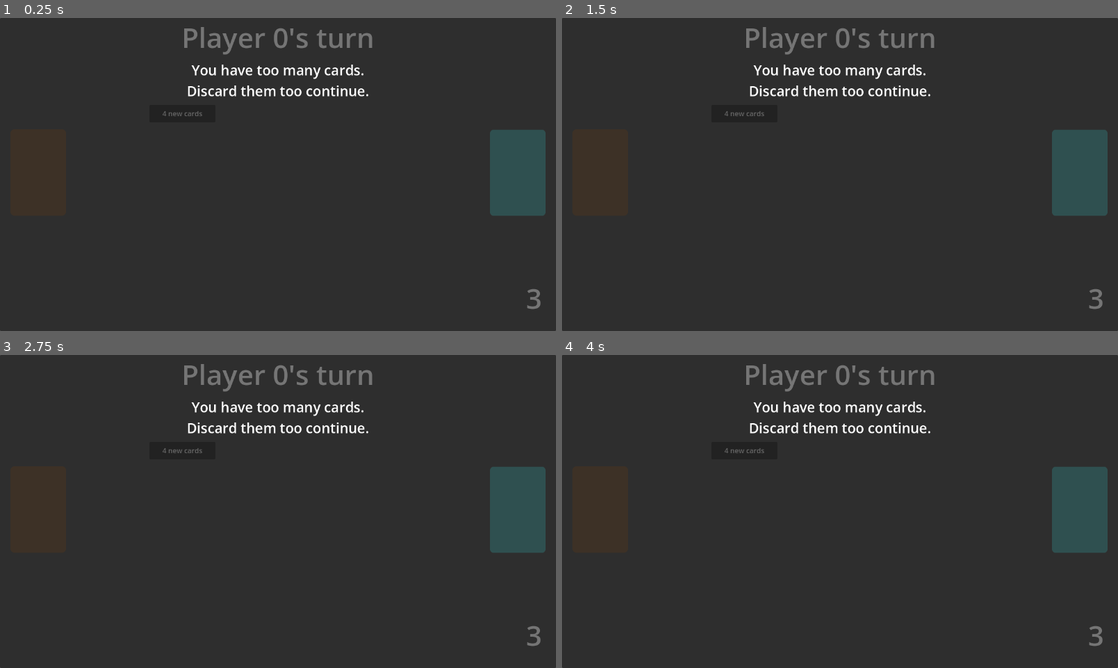
Above: before the commit, frames 1-4 (two rows, left to right).
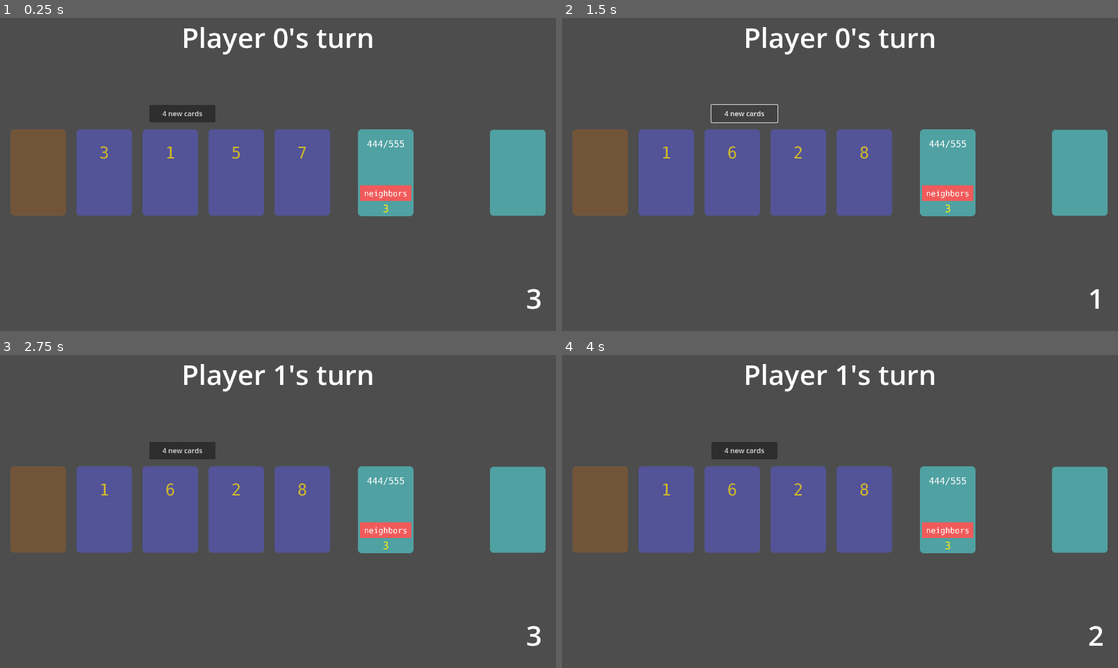
Above: after the commit, the same moments.

Repository: vbackeberg/game1
Game: Godot game, scene res://src/main.tscn
Same seed, same stepped clock (60 frames per second), same inputs: the game is played once before the commit and once after it.
Inputs (mouse positions are in pixels of both pictures, inside the frame that each line leads up to):
- Up to frame 1 (0.25 s): no input
- Up to frame 2 (1.5 s): click "4 new cards" at 0.5 s; click "4 new cards" at 1.25 s
- Up to frame 3 (2.75 s): click (38, 508) at 2 s
- Up to frame 4 (4 s): click (1079, 508) at 2.75 s; click (984, 467) at 3.52 s

The runs differ from the first frame. In frame 1, 99% of the frame differs, in the area x 0-100%, y 0-100%; in frame 2, 100%; in frame 3, 99%; in frame 4, 99%.
Error before the commit: Parse Error: Could not preload resource script "res://src/characters.gd". (res://src/middle_area.gd:13)
Error after the commit: Cannot call method 'get_size' on a null value. (res://src/card_character.gd:28)

Commit message:
characters: Correct even odd buy function

Diff:
--- a/src/characters.gd
+++ b/src/characters.gd
@@ -90,13 +90,13 @@
 			"neighbor-x-x-y-y"
 		),
 		CardCharacter.new(
-			func(player, card): return _is_three_odd_or_even((player) if _is_owner(player, card) else null,
+			func(player, card): return _is_three_odd_or_even(player, true) if _is_owner(player, card) else null,
 			1,
 			1,
 			"bilbo-even"
 		),
 		CardCharacter.new(
-			func(player, card): return _is_three_odd_or_even((player) if _is_owner(player, card) else null,
+			func(player, card): return _is_three_odd_or_even(player, false) if _is_owner(player, card) else null,
 			1,
 			1,
 			"bilbo-odd"
